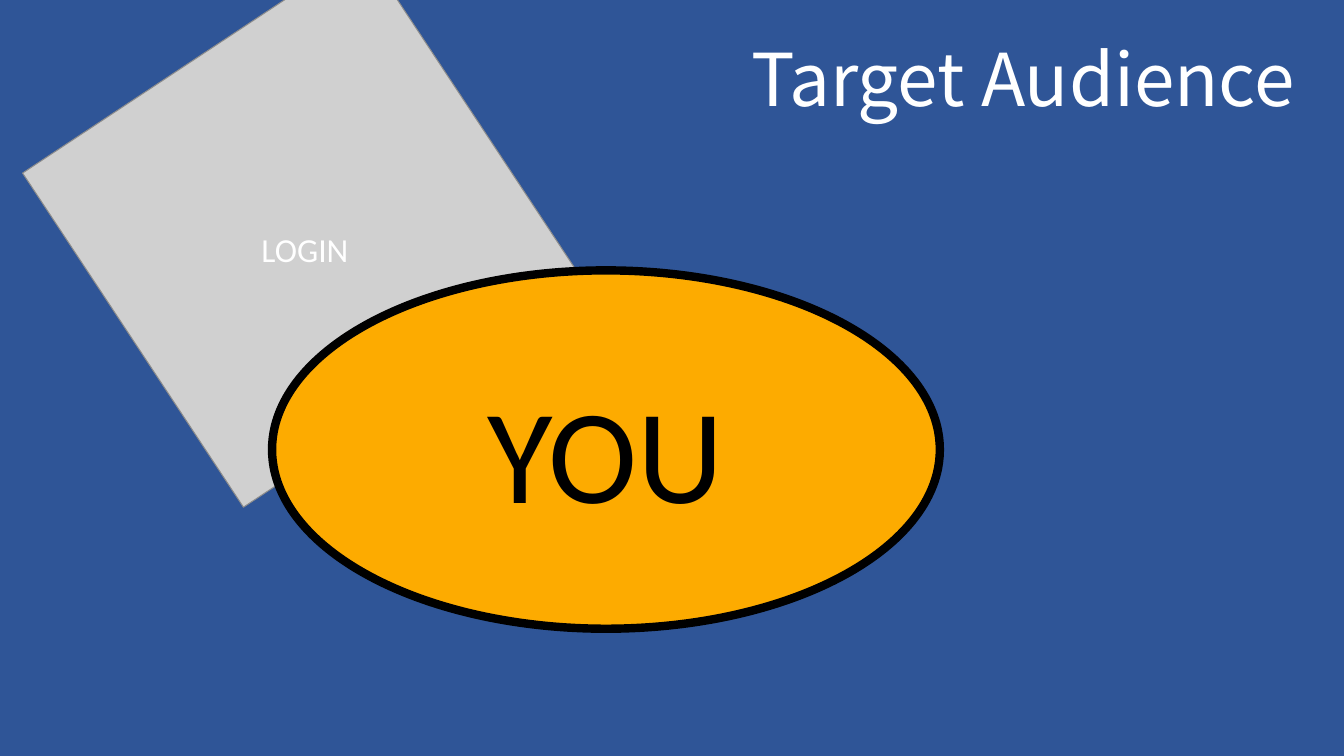
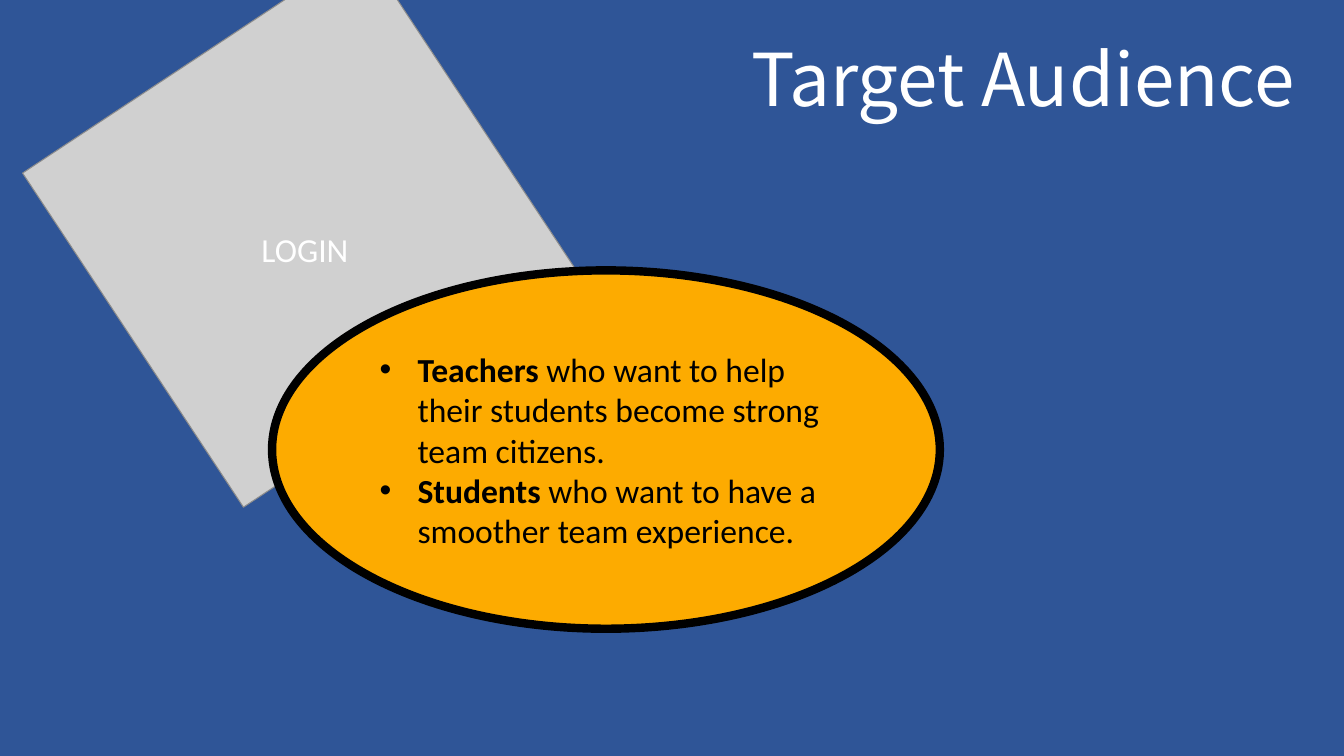
Before and after one commit to mgmodell/CoLab, a slide deck: slide 12 of doc/intro_screen/colabppt.pptx (slide 8 before the commit). Drawn at 1344x756 pixels with LibreOffice and Linux fonts; fonts in the diff are those of the drawing; grey boxes stand for pictures. Boxes give left, top, right and bottom in pixels: in the first picture for what was removed or moved away, otherwise in the second. Text is boxed around its words. In the diff, an @@ line names an element or a change of style, - is before the commit and + after.

```diff
--- a/doc/intro_screen/colabppt.pptx
+++ b/doc/intro_screen/colabppt.pptx
@@ text in ellipse at (x1=418, y1=358, x2=819, y2=549): text changed; size 96 to 24 pt @@
-YOU
+• Teachers who want to help their students become strong team citizens.
+• Students who want to have a smoother team experience.
```
Also in this commit, not shown: 4 other slides changed, 4 slides added, 1 other file.
